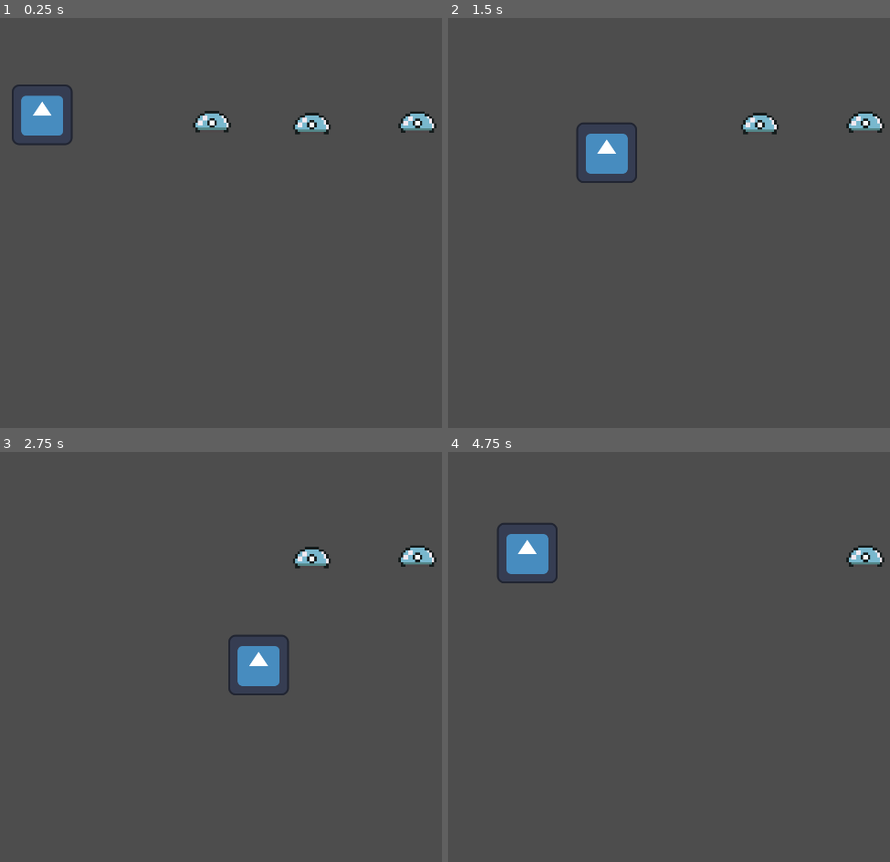
Above: before the commit, frames 1-4 (two rows, left to right).
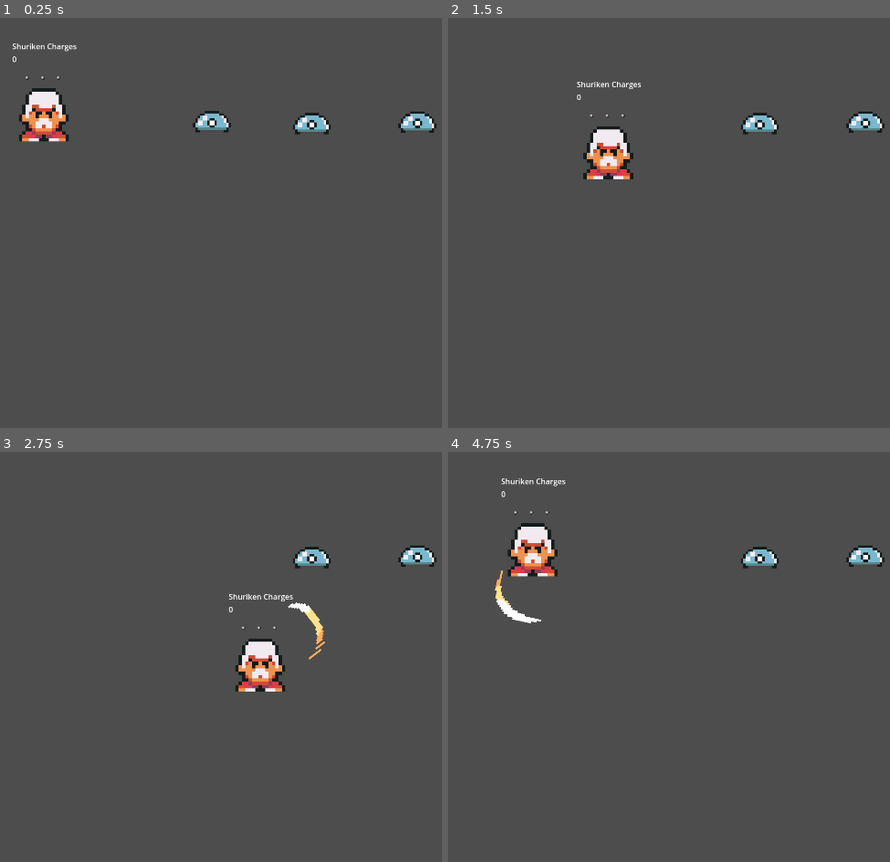
Above: after the commit, the same moments.

Repository: vyxul/Slime-Defense
Game: Godot game, scene res://World/test_level.tscn
Same seed, same stepped clock (60 frames per second), same inputs: the game is played once before the commit and once after it. The project has no main scene, so this scene is started directly. The engine's default icon, where the game draws it, is replaced by a stand-in: a white triangle on a blue panel in a dark square.
Inputs (mouse positions are in pixels of both pictures, inside the frame that each line leads up to):
- Up to frame 1 (0.25 s): no input
- Up to frame 2 (1.5 s): tap Enter at 0.5 s; move the mouse to (outside the picture) at 0.52 s; press the mouse at (outside the picture) at 0.53 s; hold D (right) 0.53-1.28 s; tap Shift (shift) at 0.8, 1.35 s; move the mouse to (611, 243) at 1.27 s; release the mouse at (611, 243) at 1.28 s; hold S (down) from 1.28 s (still down)
- Up to frame 3 (2.75 s): tap Q (q, bound only after the commit) at 1.55, 2.1 s; move the mouse to (384, 566) at 2.02 s; release S (down) at 2.03 s; press the mouse at (384, 566) at 2.03 s; hold D (right) from 2.03 s (still down)
- Up to frame 4 (4.75 s): move the mouse to (722, 739) at 2.77 s; release D (right) at 2.78 s; release the mouse at (722, 739) at 2.78 s; hold W (up) 2.78-3.53 s; click (722, 739) at 2.85 s; tap Shift (shift) at 3.05, 4.35 s; move the mouse to (outside the picture) at 3.52 s; hold A (left) from 3.53 s (still down); right-click (outside the picture) at 3.6 s; tap Q (q, bound only after the commit) at 3.8 s; move the mouse to (540, 595) at 4.27 s; click (540, 595) at 4.55 s

The runs differ from the first frame. In frame 1, 1.7% of the frame differs, in the area x 2-18%, y 6-32%; in frame 2, 1.6%; in frame 3, 1.8%; in frame 4, 2.2%, in the area x 10-75%, y 6-42%.

Commit message:
V.02: Basic combat and ability added

Diff:
--- /dev/null
+++ b/Components/ability_component.gd
@@ -0,0 +1,78 @@
+extends Node2D
+class_name AbilityComponent
+
+@onready var shurikenComponent = preload("res://Components/shuriken_component.tscn")
+@onready var container = $HBoxContainer
+@onready var timer = $Timer
+@onready var label = $Control/VBoxContainer/Label2
+
+var shurikenMaxStacks: int
+var shurikenCurrentStacks: int
+var shurikenCooldown: int
+var shurikensGUI: Array
+
+# Called when the node enters the scene tree for the first time.
+func _ready():
+	shurikensGUI = container.get_children()
+	pass # Replace with function body.
+
+# Called every frame. 'delta' is the elapsed time since the previous frame.
+func _process(delta):
+	pass
+
+func updateGUI():
+	if (shurikenCurrentStacks <= 0):
+		for shuriken in shurikensGUI:
+			shuriken.update(1)
+
+		return
+
+	var index = 0
+	while (index < shurikenCurrentStacks):
+		shurikensGUI[index].update(0)
+		index += 1
+
+	while (index < shurikenMaxStacks):
+		shurikensGUI[index].update(1)
+		index += 1
+
+
+func abilitySetUp(maxStacks: int, cooldown: int):
+	shurikenMaxStacks = maxStacks
+	shurikenCurrentStacks = 0
+	shurikenCooldown = cooldown
+
+	label.text = str(shurikenCurrentStacks)
+	timer.wait_time = cooldown
+	timer.start()
+
+	updateGUI()
+
+func useAbility(position):
+	if (shurikenCurrentStacks <= 0):
+		return
+
+	var mousePosition = get_local_mouse_position()
+	print_debug("mousePosition: %s" % str(mousePosition))
+	var shuriken = shurikenComponent.instantiate()
+	shuriken.position = position
+	owner.add_child(shuriken)
+	shuriken.throw(mousePosition)
+	shurikenCurrentStacks -= 1
+	label.text = str(shurikenCurrentStacks)
+
+	updateGUI()
+
+	if (timer.is_stopped()):
+		timer.start()
+
+func _on_timer_timeout():
+	print_debug("shurikenCurrentStacks: %d, shurikenMaxStacks: %d" % [shurikenCurrentStacks, shurikenMaxStacks])
+	if (shurikenCurrentStacks >= shurikenMaxStacks):
+		timer.stop()
+		return
+
+	shurikenCurrentStacks += 1
+	label.text = str(shurikenCurrentStacks)
+	updateGUI()
+	pass # Replace with function body.
--- /dev/null
+++ b/Components/ability_component.tscn
@@ -0,0 +1,3 @@
+[gd_scene format=3 uid="uid://bqlo6s28fcn4k"]
+
+[node name="AbilityComponent" type="Node2D"]
--- /dev/null
+++ b/Components/shuriken_component.gd
@@ -0,0 +1,41 @@
+extends CharacterBody2D
+class_name ShurikenComponent
+
+@export var shurikenSpeed: int
+
+@onready var animations = $"Shuriken Animation"
+
+
+# Called when the node enters the scene tree for the first time.
+func _ready():
+#	throw(Vector2(2000, 2000))
+	pass # Replace with function body.
+
+
+# Called every frame. 'delta' is the elapsed time since the previous frame.
+func _process(delta):
+	pass
+
+func _physics_process(delta):
+	move_and_slide()
+
+func throw(throwPosition: Vector2):
+	animations.play("spin")
+	var shurikenDirection = position.direction_to(throwPosition)
+#	print_debug("shurikenDirection: %s" % str(shurikenDirection))
+	velocity = shurikenDirection * shurikenSpeed
+#	print_debug("velocity: %s" % str(velocity))
+
+func _on_visible_on_screen_notifier_2d_screen_exited():
+#	print_debug("%s has left the screen, freeing from queue" % name)
+	queue_free()
+
+
+func _on_hitbox_component_area_entered(area):
+	print_debug("%s hitbot was entered by %s's %s" %
+				[get_parent().name, area.get_parent().name, area.name])
+	if (area is HurtboxComponent):
+		print_debug("%s's %s area was detected as a HurtboxComponent" %
+					[area.get_parent().name, area.name])
+		queue_free()
+	pass # Replace with function body.
--- /dev/null
+++ b/Components/shuriken_component.tscn
@@ -0,0 +1,108 @@
+[gd_scene load_steps=10 format=3 uid="uid://bktgm7x2aj8ce"]
+
+[ext_resource type="Texture2D" uid="uid://j33jous42tit" path="res://Assets/Art/Weapons/Shuriken/shuriken.png" id="1_2d0a1"]
+[ext_resource type="Script" path="res://Components/shuriken_component.gd" id="1_5g2o0"]
+[ext_resource type="PackedScene" uid="uid://btdv6ffutib13" path="res://Components/hitbox_component.tscn" id="2_7ao1k"]
+[ext_resource type="PackedScene" uid="uid://cwergp0mb2m60" path="res://Components/attack_component.tscn" id="3_d33er"]
+
+[sub_resource type="CircleShape2D" id="CircleShape2D_fb6sl"]
+radius = 432.432
+
+[sub_resource type="Animation" id="Animation_fqwna"]
+length = 0.001
+tracks/0/type = "value"
+tracks/0/imported = false
+tracks/0/enabled = true
+tracks/0/path = NodePath("Shuriken Sprite:rotation")
+tracks/0/interp = 1
+tracks/0/loop_wrap = true
+tracks/0/keys = {
+"times": PackedFloat32Array(0),
+"transitions": PackedFloat32Array(1),
+"update": 0,
+"values": [0.0]
+}
+tracks/1/type = "value"
+tracks/1/imported = false
+tracks/1/enabled = true
+tracks/1/path = NodePath(".:visible")
+tracks/1/interp = 1
+tracks/1/loop_wrap = true
+tracks/1/keys = {
+"times": PackedFloat32Array(0),
+"transitions": PackedFloat32Array(1),
+"update": 1,
+"values": [false]
+}
+
+[sub_resource type="Animation" id="Animation_prsbk"]
+resource_name = "spin"
+length = 0.8
+loop_mode = 1
+tracks/0/type = "value"
+tracks/0/imported = false
+tracks/0/enabled = true
+tracks/0/path = NodePath("Shuriken Sprite:rotation")
+tracks/0/interp = 1
+tracks/0/loop_wrap = true
+tracks/0/keys = {
+"times": PackedFloat32Array(0, 0.1, 0.2, 0.3, 0.4, 0.5, 0.6, 0.7, 0.8),
+"transitions": PackedFloat32Array(1, 1, 1, 1, 1, 1, 1, 1, 1),
+"update": 0,
+"values": [0.0, 0.785398, 1.5708, 2.35619, 3.14159, 3.92699, 4.71239, 5.49779, 6.28319]
+}
+tracks/1/type = "value"
+tracks/1/imported = false
+tracks/1/enabled = true
+tracks/1/path = NodePath(".:visible")
+tracks/1/interp = 1
+tracks/1/loop_wrap = true
+tracks/1/keys = {
+"times": PackedFloat32Array(0),
+"transitions": PackedFloat32Array(1),
+"update": 1,
+"values": [true]
+}
+
+[sub_resource type="AnimationLibrary" id="AnimationLibrary_mohp0"]
+_data = {
+"RESET": SubResource("Animation_fqwna"),
+"spin": SubResource("Animation_prsbk")
+}
+
+[sub_resource type="CircleShape2D" id="CircleShape2D_g306x"]
+radius = 18.0
+
+[node name="ShurikenComponent" type="CharacterBody2D"]
+visible = false
+collision_mask = 2
+script = ExtResource("1_5g2o0")
+shurikenSpeed = 1250
+
+[node name="Shuriken Sprite" type="Sprite2D" parent="."]
+scale = Vector2(0.04625, 0.04625)
+texture = ExtResource("1_2d0a1")
+
+[node name="HitboxComponent" parent="Shuriken Sprite" node_paths=PackedStringArray("attackComponent") instance=ExtResource("2_7ao1k")]
+collision_mask = 2
+attackComponent = NodePath("../../AttackComponent")
+
+[node name="Hitbox Collision" type="CollisionShape2D" parent="Shuriken Sprite/HitboxComponent"]
+shape = SubResource("CircleShape2D_fb6sl")
+debug_color = Color(0.929412, 0, 0.662745, 0.419608)
+
+[node name="AttackComponent" parent="." instance=ExtResource("3_d33er")]
+damage = 1
+
+[node name="Shuriken Animation" type="AnimationPlayer" parent="."]
+libraries = {
+"": SubResource("AnimationLibrary_mohp0")
+}
+
+[node name="VisibleOnScreenNotifier2D" type="VisibleOnScreenNotifier2D" parent="."]
+
+[node name="Movement Collision" type="CollisionShape2D" parent="."]
+shape = SubResource("CircleShape2D_g306x")
+
+[connection signal="area_entered" from="Shuriken Sprite/HitboxComponent" to="." method="_on_hitbox_component_area_entered"]
+[connection signal="screen_exited" from="VisibleOnScreenNotifier2D" to="." method="_on_visible_on_screen_notifier_2d_screen_exited"]
--- /dev/null
+++ b/Components/weapon_component.gd
@@ -0,0 +1,44 @@
+extends Node2D
+class_name WeaponComponent
+
+@export var hitboxComponent: HitboxComponent
+@export var attackComponent: AttackComponent
+
+@onready var animations: AnimationPlayer = $"Weapon Animation"
+@onready var sprite: Sprite2D = $"Weapon Sprite"
+
+var hitboxCollision: CollisionShape2D
+var isAttacking: bool = false
+var weaponOffset: int
+
+# Called when the node enters the scene tree for the first time.
+func _ready():
+	hitboxComponent = $"Weapon Sprite/HitboxComponent"
+	hitboxCollision = hitboxComponent.get_node("Hitbox Collision")
+	attackComponent = $AttackComponent
+
+	weaponOffset = hitboxCollision.position.length()
+	sprite.visible = false
+	pass # Replace with function body.
+
+func attack():
+#	if !isAttacking:
+	isAttacking = true
+	hitboxComponent.enable()
+	var mousePosition = get_viewport().get_mouse_position()
+#		var attackDirection = (mousePosition - position).normalized()
+	var attackDirection = get_parent().position.direction_to(mousePosition)
+	var attackPosition = attackDirection * Vector2(weaponOffset, weaponOffset)
+	sprite.position = attackPosition
+	sprite.look_at(mousePosition + sprite.position)
+
+	animations.play("slashCurved")
+	await animations.animation_finished
+	isAttacking = false
+
+#	else:
+#		isAttacking = false
+#		hitboxComponent.disable()
+
+func disable():
+	hitboxComponent.disable()
--- /dev/null
+++ b/Components/weapon_component.tscn
@@ -0,0 +1,3 @@
+[gd_scene format=3 uid="uid://utn17siolejk"]
+
+[node name="WeaponComponent" type="Node2D"]
--- a/Enemies/blue_slime.tscn
+++ b/Enemies/blue_slime.tscn
@@ -48,5 +48,6 @@
 debug_color = Color(0, 0.639216, 0.345098, 0.419608)
 
 [node name="AttackComponent" parent="." instance=ExtResource("5_ifnfb")]
+damage = 1
 
 [connection signal="healthDepleted" from="HealthComponent" to="." method="_on_health_component_health_depleted"]
--- a/Player/player.gd
+++ b/Player/player.gd
@@ -1,17 +1,23 @@
 extends CharacterBody2D
+
+@export var shurikenMaxStacks: int
+@export var shurikenCooldown: int
 
 @onready var healthComponent = $HealthComponent
 @onready var hurtboxComponent = $HurtboxComponent
-@onready var hitboxComponent = $HitboxComponent
+@onready var weaponComponent = $WeaponComponent
+@onready var abilityComponent = $AbilityComponent
 
 var speed = 300.0
 var runSpeed = speed * 2
 var isRunning: bool = false
 var direction: String = "Down"
 var isAttacking: bool = false
+var attackOffset: int
 
 func _ready():
-	hitboxComponent.disable()
+	weaponComponent.disable()
+	abilityComponent.abilitySetUp(shurikenMaxStacks, shurikenCooldown)
 
 func handleInput():
 	# Get the input direction and handle the movement/deceleration.
@@ -33,22 +39,22 @@
 		isRunning = false
 
 	# Check if player is attacking
-	if (Input.is_action_just_pressed("leftClick")):
+	if (Input.is_action_pressed("leftClick")):
 		attack()
 
 	# Just to easily debug
 	if (Input.is_action_just_pressed("rightClick")):
 		print_debug("----------------------")
 
+	if (Input.is_action_just_pressed("q")):
+		shurikenAttack()
+
 # Just toggling attack on left click for now
 func attack():
-	if !isAttacking:
-		isAttacking = true
-		hitboxComponent.enable()
+	weaponComponent.attack()
 
-	else:
-		isAttacking = false
-		hitboxComponent.disable()
+func shurikenAttack():
+	abilityComponent.useAbility($Marker2D.position)
 
 func _physics_process(delta):
 	handleInput()
--- a/Player/player.tscn
+++ b/Player/player.tscn
@@ -1,29 +1,200 @@
-[gd_scene load_steps=10 format=3 uid="uid://ddvy5ge64ko5b"]
+[gd_scene load_steps=19 format=3 uid="uid://ddvy5ge64ko5b"]
 
 [ext_resource type="Script" path="res://Player/player.gd" id="1_0qak4"]
-[ext_resource type="Texture2D" uid="uid://cslxbpcct7yp3" path="res://icon.svg" id="1_ubh0t"]
+[ext_resource type="Texture2D" uid="uid://cbll3qop4qdaa" path="res://Assets/Art/Player/SpriteSheet.png" id="2_0giew"]
 [ext_resource type="PackedScene" uid="uid://bhatg6awsunwl" path="res://Components/hurtbox_component.tscn" id="4_45sbj"]
 [ext_resource type="PackedScene" uid="uid://cit2cdkydlfww" path="res://Components/health_component.tscn" id="4_unofr"]
 [ext_resource type="PackedScene" uid="uid://btdv6ffutib13" path="res://Components/hitbox_component.tscn" id="5_kk8m6"]
 [ext_resource type="PackedScene" uid="uid://cwergp0mb2m60" path="res://Components/attack_component.tscn" id="6_fwkbs"]
+[ext_resource type="Texture2D" uid="uid://b1aompnr5otun" path="res://Assets/Art/Effects/SlashCurved/SpriteSheet.png" id="7_33whi"]
+[ext_resource type="PackedScene" uid="uid://utn17siolejk" path="res://Components/weapon_component.tscn" id="8_7a0cc"]
+[ext_resource type="Script" path="res://Components/weapon_component.gd" id="9_3m1rx"]
+[ext_resource type="PackedScene" uid="uid://bqlo6s28fcn4k" path="res://Components/ability_component.tscn" id="11_rf703"]
+[ext_resource type="Script" path="res://Components/ability_component.gd" id="12_4x7gc"]
+[ext_resource type="PackedScene" uid="uid://dms033k46qts4" path="res://Player/shuriken_gui.tscn" id="12_iefek"]
 
 [sub_resource type="RectangleShape2D" id="RectangleShape2D_xqgbb"]
-size = Vector2(127.75, 128.5)
+size = Vector2(106.375, 112.125)
 
 [sub_resource type="RectangleShape2D" id="RectangleShape2D_6fomp"]
-size = Vector2(128, 129)
+size = Vector2(106, 112)
 
 [sub_resource type="RectangleShape2D" id="RectangleShape2D_thkyo"]
-size = Vector2(42, 43)
+size = Vector2(39.0626, 41.3532)
+
+[sub_resource type="Animation" id="Animation_qit64"]
+length = 0.001
+tracks/0/type = "value"
+tracks/0/imported = false
+tracks/0/enabled = false
+tracks/0/path = NodePath("WeaponComponent/Weapon Sprite:visible")
+tracks/0/interp = 1
+tracks/0/loop_wrap = true
+tracks/0/keys = {
+"times": PackedFloat32Array(0),
+"transitions": PackedFloat32Array(1),
+"update": 1,
+"values": [true]
+}
+tracks/1/type = "value"
+tracks/1/imported = false
+tracks/1/enabled = true
+tracks/1/path = NodePath("WeaponComponent/Weapon Sprite:frame")
+tracks/1/interp = 1
+tracks/1/loop_wrap = true
+tracks/1/keys = {
+"times": PackedFloat32Array(0),
+"transitions": PackedFloat32Array(1),
+"update": 1,
+"values": [0]
+}
+tracks/2/type = "value"
+tracks/2/imported = false
+tracks/2/enabled = true
+tracks/2/path = NodePath("WeaponComponent/Weapon Sprite/HitboxComponent/Hitbox Collision:rotation")
+tracks/2/interp = 1
+tracks/2/loop_wrap = true
+tracks/2/keys = {
+"times": PackedFloat32Array(0),
+"transitions": PackedFloat32Array(1),
+"update": 0,
+"values": [0.0]
+}
+tracks/3/type = "value"
+tracks/3/imported = false
+tracks/3/enabled = true
+tracks/3/path = NodePath("WeaponComponent/Weapon Sprite/HitboxComponent/Hitbox Collision:position")
+tracks/3/interp = 1
+tracks/3/loop_wrap = true
+tracks/3/keys = {
+"times": PackedFloat32Array(0),
+"transitions": PackedFloat32Array(1),
+"update": 0,
+"values": [Vector2(100, 0)]
+}
+tracks/4/type = "value"
+tracks/4/imported = false
+tracks/4/enabled = true
+tracks/4/path = NodePath("WeaponComponent/Weapon Sprite/HitboxComponent/Hitbox Collision:disabled")
+tracks/4/interp = 1
+tracks/4/loop_wrap = true
+tracks/4/keys = {
+"times": PackedFloat32Array(0),
+"transitions": PackedFloat32Array(1),
+"update": 1,
+"values": [true]
+}
+tracks/5/type = "value"
+tracks/5/imported = false
+tracks/5/enabled = true
+tracks/5/path = NodePath("WeaponComponent/Weapon Sprite/HitboxComponent/Hitbox Collision:scale")
+tracks/5/interp = 1
+tracks/5/loop_wrap = true
+tracks/5/keys = {
+"times": PackedFloat32Array(0),
+"transitions": PackedFloat32Array(1),
+"update": 0,
+"values": [Vector2(1, 2)]
+}
+
+[sub_resource type="Animation" id="Animation_41nga"]
+resource_name = "slashCurved"
+length = 0.4
+tracks/0/type = "value"
+tracks/0/imported = false
+tracks/0/enabled = true
+tracks/0/path = NodePath("WeaponComponent/Weapon Sprite:visible")
+tracks/0/interp = 1
+tracks/0/loop_wrap = true
+tracks/0/keys = {
+"times": PackedFloat32Array(0, 0.4),
+"transitions": PackedFloat32Array(1, 1),
+"update": 1,
+"values": [true, false]
+}
+tracks/1/type = "value"
+tracks/1/imported = false
+tracks/1/enabled = true
+tracks/1/path = NodePath("WeaponComponent/Weapon Sprite:frame")
+tracks/1/interp = 1
+tracks/1/loop_wrap = true
+tracks/1/keys = {
+"times": PackedFloat32Array(0, 0.1, 0.2, 0.3),
+"transitions": PackedFloat32Array(1, 1, 1, 1),
+"update": 1,
+"values": [0, 1, 2, 3]
+}
+tracks/2/type = "value"
+tracks/2/imported = false
+tracks/2/enabled = true
+tracks/2/path = NodePath("WeaponComponent/Weapon Sprite/HitboxComponent/Hitbox Collision:rotation")
+tracks/2/interp = 1
+tracks/2/loop_wrap = true
+tracks/2/keys = {
+"times": PackedFloat32Array(0, 0.1, 0.2, 0.3, 0.4),
+"transitions": PackedFloat32Array(1, 1, 1, 1, 1),
+"update": 0,
+"values": [1.5708, 0.261799, 0.0, -0.174533, 0.0]
+}
+tracks/3/type = "value"
+tracks/3/imported = false
+tracks/3/enabled = true
+tracks/3/path = NodePath("WeaponComponent/Weapon Sprite/HitboxComponent/Hitbox Collision:position")
+tracks/3/interp = 1
+tracks/3/loop_wrap = true
+tracks/3/keys = {
+"times": PackedFloat32Array(0, 0.1, 0.2, 0.3, 0.4),
+"transitions": PackedFloat32Array(1, 1, 1, 1, 1),
+"update": 0,
+"values": [Vector2(60, 50), Vector2(120, -2.98025e-08), Vector2(122, -1.90735e-06), Vector2(127, -11), Vector2(100, 0)]
+}
+tracks/4/type = "value"
+tracks/4/imported = false
+tracks/4/enabled = true
+tracks/4/path = NodePath("WeaponComponent/Weapon Sprite/HitboxComponent/Hitbox Collision:disabled")
+tracks/4/interp = 1
+tracks/4/loop_wrap = true
+tracks/4/keys = {
+"times": PackedFloat32Array(0, 0.4),
+"transitions": PackedFloat32Array(1, 1),
+"update": 1,
+"values": [false, true]
+}
+tracks/5/type = "value"
+tracks/5/imported = false
+tracks/5/enabled = true
+tracks/5/path = NodePath("WeaponComponent/Weapon Sprite/HitboxComponent/Hitbox Collision:scale")
+tracks/5/interp = 1
+tracks/5/loop_wrap = true
+tracks/5/keys = {
+"times": PackedFloat32Array(0, 0.1, 0.2, 0.3, 0.4),
+"transitions": PackedFloat32Array(1, 1, 1, 1, 1),
+"update": 0,
+"values": [Vector2(0.75, 2), Vector2(1, 2.75), Vector2(1, 3), Vector2(0.8, 2.5), Vector2(1, 1)]
+}
+
+[sub_resource type="AnimationLibrary" id="AnimationLibrary_jgw7x"]
+_data = {
+"RESET": SubResource("Animation_qit64"),
+"slashCurved": SubResource("Animation_41nga")
+}
 
 [node name="Player" type="CharacterBody2D"]
+y_sort_enabled = true
 collision_mask = 14
 script = ExtResource("1_0qak4")
-
-[node name="Sprite2D" type="Sprite2D" parent="."]
-texture = ExtResource("1_ubh0t")
+shurikenMaxStacks = 3
+shurikenCooldown = 5
+
+[node name="Player Sprite" type="Sprite2D" parent="."]
+y_sort_enabled = true
+scale = Vector2(7, 7)
+texture = ExtResource("2_0giew")
+hframes = 4
+vframes = 7
 
 [node name="Movement Collision" type="CollisionShape2D" parent="."]
+position = Vector2(3, 0.0625)
 shape = SubResource("RectangleShape2D_xqgbb")
 
 [node name="HealthComponent" parent="." instance=ExtResource("4_unofr")]
@@ -34,18 +205,125 @@
 healthComponent = NodePath("../HealthComponent")
 
 [node name="Hurtbox Collision" type="CollisionShape2D" parent="HurtboxComponent"]
-position = Vector2(0, 0.5)
+position = Vector2(3, 0)
 shape = SubResource("RectangleShape2D_6fomp")
 debug_color = Color(0.992157, 0, 0.25098, 0.419608)
 
-[node name="HitboxComponent" parent="." node_paths=PackedStringArray("attackComponent") instance=ExtResource("5_kk8m6")]
+[node name="WeaponComponent" parent="." node_paths=PackedStringArray("hitboxComponent", "attackComponent") instance=ExtResource("8_7a0cc")]
+y_sort_enabled = true
+script = ExtResource("9_3m1rx")
+hitboxComponent = NodePath("Weapon Sprite/HitboxComponent")
+attackComponent = NodePath("AttackComponent")
+
+[node name="Weapon Sprite" type="Sprite2D" parent="WeaponComponent"]
+visible = false
+y_sort_enabled = true
+position = Vector2(80, 0)
+scale = Vector2(4, 4)
+texture = ExtResource("7_33whi")
+hframes = 4
+
+[node name="HitboxComponent" parent="WeaponComponent/Weapon Sprite" node_paths=PackedStringArray("attackComponent") instance=ExtResource("5_kk8m6")]
+position = Vector2(-20, 0)
+scale = Vector2(0.25, 0.25)
 collision_mask = 2
-attackComponent = NodePath("../AttackComponent")
-
-[node name="Hitbox Collision" type="CollisionShape2D" parent="HitboxComponent"]
-position = Vector2(92, 0)
+attackComponent = NodePath("../../AttackComponent")
+
+[node name="Hitbox Collision" type="CollisionShape2D" parent="WeaponComponent/Weapon Sprite/HitboxComponent"]
+position = Vector2(100, 0)
+scale = Vector2(1, 2)
 shape = SubResource("RectangleShape2D_thkyo")
+disabled = true
 debug_color = Color(0, 0.639216, 0.360784, 0.419608)
 
-[node name="AttackComponent" parent="." instance=ExtResource("6_fwkbs")]
+[node name="ColorRect" type="ColorRect" parent="WeaponComponent/Weapon Sprite"]
+visible = false
+anchors_preset = 8
+anchor_left = 0.5
+anchor_top = 0.5
+anchor_right = 0.5
+anchor_bottom = 0.5
+offset_left = -20.0
+offset_top = -20.0
+offset_right = -12.0
+offset_bottom = -12.0
+grow_horizontal = 2
+grow_vertical = 2
+
+[node name="ColorRect2" type="ColorRect" parent="WeaponComponent/Weapon Sprite"]
+visible = false
+anchors_preset = 8
+anchor_left = 0.5
+anchor_top = 0.5
+anchor_right = 0.5
+anchor_bottom = 0.5
+offset_left = -15.25
+offset_top = -16.5
+offset_right = -12.25
+offset_bottom = -15.5
+grow_horizontal = 2
+grow_vertical = 2
+color = Color(1, 0, 0, 1)
+
+[node name="Weapon Animation" type="AnimationPlayer" parent="WeaponComponent"]
+root_node = NodePath("../..")
+libraries = {
+"": SubResource("AnimationLibrary_jgw7x")
+}
+
+[node name="AttackComponent" parent="WeaponComponent" instance=ExtResource("6_fwkbs")]
 damage = 1
+
+[node name="AbilityComponent" parent="." instance=ExtResource("11_rf703")]
+script = ExtResource("12_4x7gc")
+
+[node name="Control" type="Control" parent="AbilityComponent"]
+layout_mode = 3
+anchors_preset = 0
+offset_left = -63.0
+offset_top = -156.0
+offset_right = -14.0
+offset_bottom = -129.0
+metadata/_edit_group_ = true
+
+[node name="VBoxContainer" type="VBoxContainer" parent="AbilityComponent/Control"]
+layout_mode = 0
+offset_right = 40.0
+offset_bottom = 40.0
+
+[node name="Label" type="Label" parent="AbilityComponent/Control/VBoxContainer"]
+layout_mode = 2
+text = "Shuriken Charges"
+
+[node name="Label2" type="Label" parent="AbilityComponent/Control/VBoxContainer"]
+layout_mode = 2
+
+[node name="Timer" type="Timer" parent="AbilityComponent"]
+
+[node name="HBoxContainer" type="HBoxContainer" parent="AbilityComponent"]
+anchors_preset = 6
+anchor_left = 1.0
+anchor_top = 0.5
+anchor_right = 1.0
+anchor_bottom = 0.5
+offset_left = -48.0
+offset_top = -94.0
+offset_right = 344.0
+offset_bottom = 34.0
+grow_horizontal = 0
+grow_vertical = 2
+scale = Vector2(0.25, 0.25)
+metadata/_edit_group_ = true
+
+[node name="shurikenGUI" parent="AbilityComponent/HBoxContainer" instance=ExtResource("12_iefek")]
+layout_mode = 2
+
+[node name="shurikenGUI2" parent="AbilityComponent/HBoxContainer" instance=ExtResource("12_iefek")]
+layout_mode = 2
+
+[node name="shurikenGUI3" parent="AbilityComponent/HBoxContainer" instance=ExtResource("12_iefek")]
+layout_mode = 2
+
+[node name="Marker2D" type="Marker2D" parent="."]
+
+[connection signal="timeout" from="AbilityComponent/Timer" to="AbilityComponent" method="_on_timer_timeout"]
--- /dev/null
+++ b/Player/shuriken.tscn
@@ -0,0 +1,24 @@
+[gd_scene load_steps=2 format=3 uid="uid://bfh34m5dvwbmw"]
+
+[ext_resource type="Texture2D" uid="uid://dreh2o1rlrdbd" path="res://Assets/Art/Weapons/Shuriken/shuriken spritesheet.png" id="1_k3djf"]
+
+[node name="Shuriken" type="Control"]
+layout_mode = 3
+anchors_preset = 15
+anchor_right = 1.0
+anchor_bottom = 1.0
+grow_horizontal = 2
+grow_vertical = 2
+
+[node name="Panel" type="Panel" parent="."]
+self_modulate = Color(1, 1, 1, 0)
+custom_minimum_size = Vector2(256, 256)
+layout_mode = 0
+offset_right = 256.0
+offset_bottom = 256.0
+
+[node name="Sprite2D" type="Sprite2D" parent="Panel"]
+texture = ExtResource("1_k3djf")
+centered = false
+vframes = 2
+frame = 1
--- /dev/null
+++ b/Player/shuriken_gui.gd
@@ -0,0 +1,14 @@
+extends Panel
+
+
+# Called when the node enters the scene tree for the first time.
+func _ready():
+	pass # Replace with function body.
+
+
+# Called every frame. 'delta' is the elapsed time since the previous frame.
+func _process(delta):
+	pass
+
+func update(num: int):
+	$Sprite2D.frame = num
--- /dev/null
+++ b/Player/shuriken_gui.tscn
@@ -0,0 +1,17 @@
+[gd_scene load_steps=3 format=3 uid="uid://dms033k46qts4"]
+
+[ext_resource type="Texture2D" uid="uid://dreh2o1rlrdbd" path="res://Assets/Art/Weapons/Shuriken/shuriken spritesheet.png" id="1_5xo7k"]
+[ext_resource type="Script" path="res://Player/shuriken_gui.gd" id="1_rl6n5"]
+
+[node name="shurikenGUI" type="Panel"]
+self_modulate = Color(1, 1, 1, 0)
+custom_minimum_size = Vector2(128, 128)
+offset_right = 128.0
+offset_bottom = 128.0
+script = ExtResource("1_rl6n5")
+
+[node name="Sprite2D" type="Sprite2D" parent="."]
+scale = Vector2(0.5, 0.5)
+texture = ExtResource("1_5xo7k")
+centered = false
+vframes = 2
--- a/project.godot
+++ b/project.godot
@@ -62,6 +62,11 @@
 "events": [Object(InputEventMouseButton,"resource_local_to_scene":false,"resource_name":"","device":-1,"window_id":0,"a …(258 unchanged characters)…
 ]
 }
+q={
+"deadzone": 0.5,
+"events": [Object(InputEventKey,"resource_local_to_scene":false,"resource_name":"","device":-1,"window_id":0,"alt_pressed":false,"shift_pressed":false,"ctrl_pressed":false,"meta_pressed":false,"pressed":false,"keycode":0,"physical_keycode":81,"key_label":0,"unicode":113,"echo":false,"script":null)
+]
+}
 
 [layer_names]
 
Binary file added: Assets/Art/Effects/SlashCurved/SpriteSheet.png
Not shown, added: Assets/Art/Effects/SlashCurved/SpriteSheet.png.import
Binary file added: Assets/Art/Player/Faceset.png
Not shown, added: Assets/Art/Player/Faceset.png.import
Binary file added: Assets/Art/Player/SeparateAnim/Attack.png
Not shown, added: Assets/Art/Player/SeparateAnim/Attack.png.import
Binary file added: Assets/Art/Player/SeparateAnim/Dead.png
Not shown, added: Assets/Art/Player/SeparateAnim/Dead.png.import
Binary file added: Assets/Art/Player/SeparateAnim/Idle.png
Not shown, added: Assets/Art/Player/SeparateAnim/Idle.png.import
Binary file added: Assets/Art/Player/SeparateAnim/Item.png
Not shown, added: Assets/Art/Player/SeparateAnim/Item.png.import
(and 17 more such lines)
